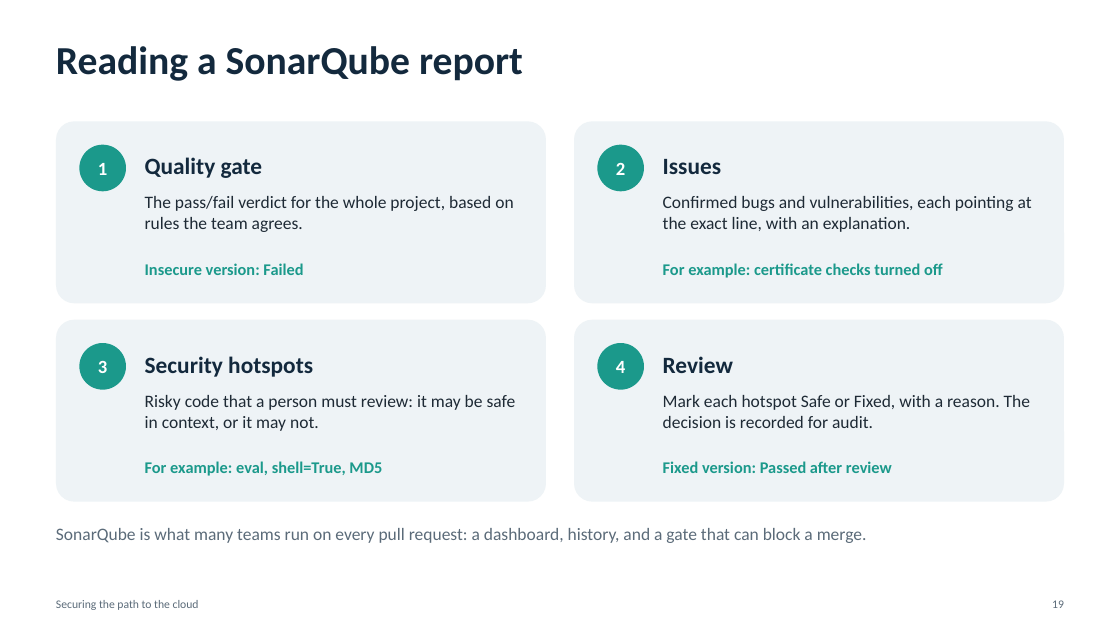
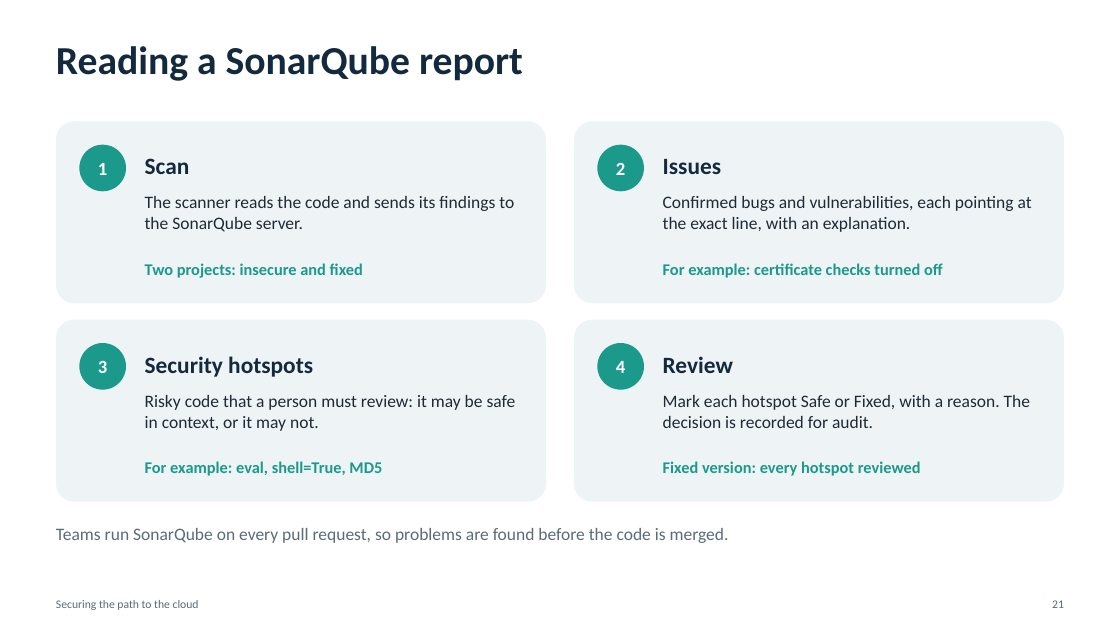
Before and after one commit to PrathameshChopade/MIT-Cloud-Demo, a slide deck: slide 21 of presentation/Securing-the-Path-to-the-Cloud.pptx (slide 19 before the commit). Drawn at 1120x630 pixels with LibreOffice and Linux fonts; fonts in the diff are those of the drawing. Boxes give left, top, right and bottom in pixels: in the first picture for what was removed or moved away, otherwise in the second. Text is boxed around its words. In the diff, an @@ line names an element or a change of style, - is before the commit and + after.

Commit message:
Deck: assumptions and ground rules, get-the-kit slide with QR code, Lab 2 without the quality gate

```diff
--- a/presentation/Securing-the-Path-to-the-Cloud.pptx
+++ b/presentation/Securing-the-Path-to-the-Cloud.pptx
@@ text at <box>145,158,190,174</box>: text changed @@
-Quality gate
+Scan
@@ text at <box>145,196,514,232</box>: text changed @@
-The pass/fail verdict for the whole project, based on rules the team agrees.
+The scanner reads the code and sends its findings to the SonarQube server.
@@ text at <box>145,263,363,278</box>: text changed @@
-Insecure version: Failed
+Two projects: insecure and fixed
@@ text at <box>663,461,921,476</box>: text changed @@
-Fixed version: Passed after review
+Fixed version: every hotspot reviewed
@@ text at <box>56,528,729,543</box>: text changed @@
-SonarQube is what many teams run on every pull request: a dashboard, history, and a gate that can block a merge.
+Teams run SonarQube on every pull request, so problems are found before the code is merged.
@@ text at <box>1052,600,1064,608</box>: text changed @@
-19
+21
```
Also in this commit, not shown: 23 other slides changed, 2 slides added.
